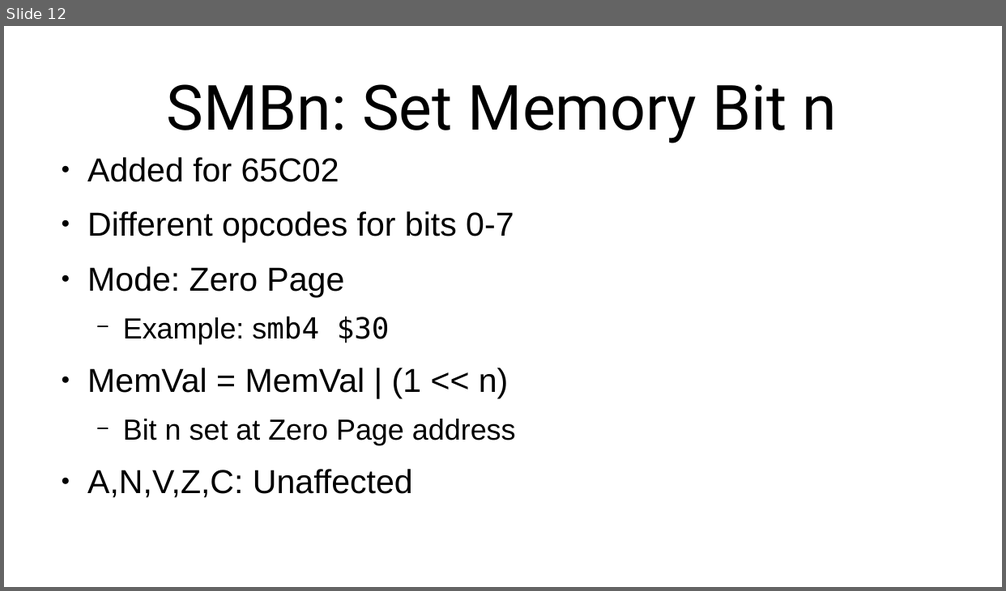
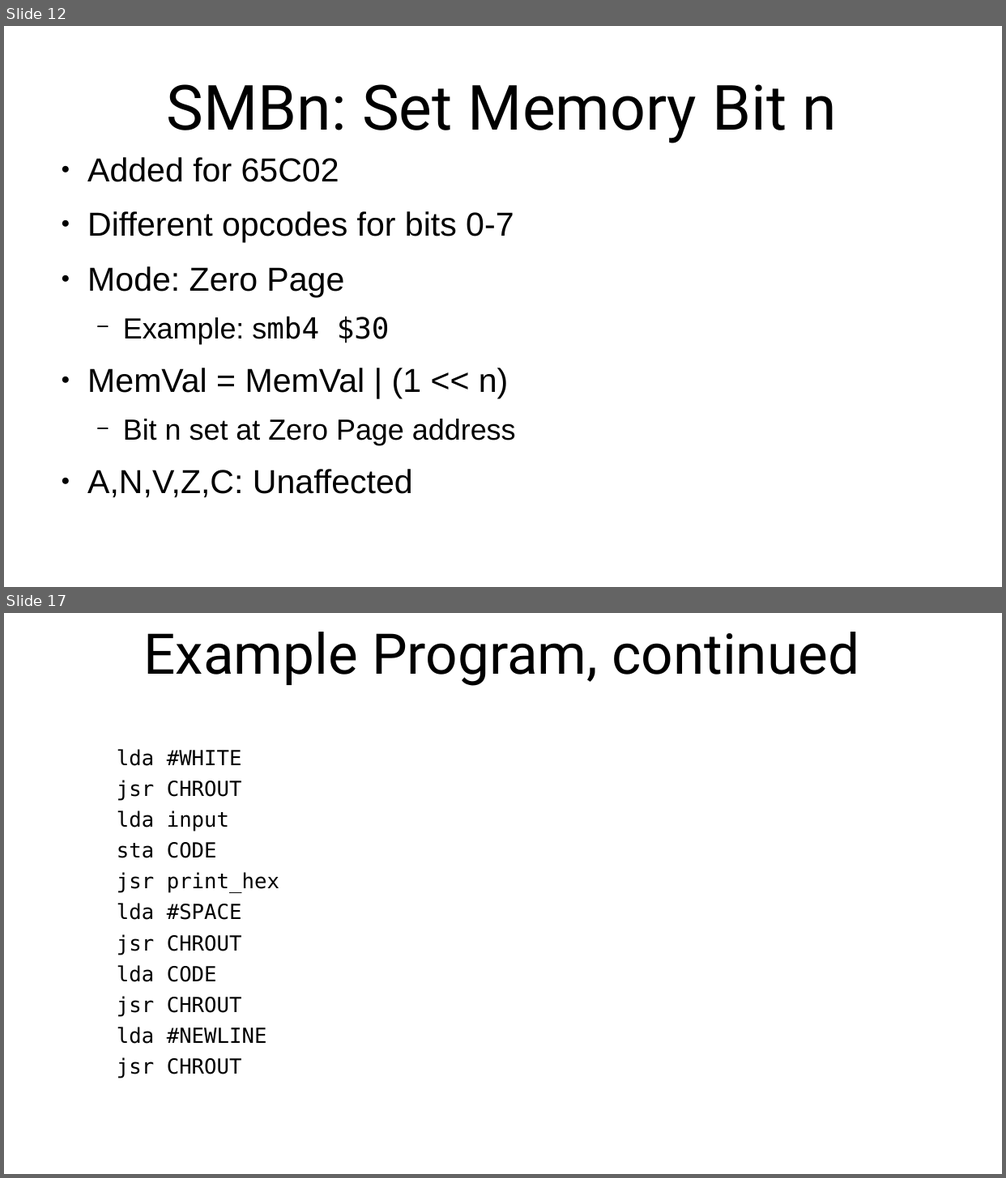
Before and after one commit to SlithyMatt/x16-assembly-tutorial, a slide deck: Lesson6/Lesson6.odp. Shown one above the other, each under a label of ours: slide 12 before the commit, slides 12 and 17 after it; the slides between them are not shown. The pictures are 1006x591 and 1006x1178 pixels, drawn with LibreOffice and Linux fonts; fonts in the diff are those of the drawing. Boxes give left, top, right and bottom in pixels: in the first picture for what was removed or moved away, otherwise in the second. Text is boxed around its words. In the diff, an @@ line names an element or a change of style, - is before the commit and + after.

```diff
--- a/Lesson6/Lesson6.odp
+++ b/Lesson6/Lesson6.odp
@@ slide 17 added at box(4, 613, 1002, 1174), background #FFFFFF @@
@@ title added at box(144, 632, 859, 686), 54 pt, text #000000 @@
+Example Program, continued
@@ text added at box(117, 749, 279, 1079), 20 pt, text #000000 @@
+lda #WHITE
+jsr CHROUT
+lda input
+sta CODE
+jsr print_hex
+lda #SPACE
+jsr CHROUT
+lda CODE
+jsr CHROUT
+lda #NEWLINE
+jsr CHROUT
```
Also in this commit, not shown: 2 slides changed, 4 other slides added.
